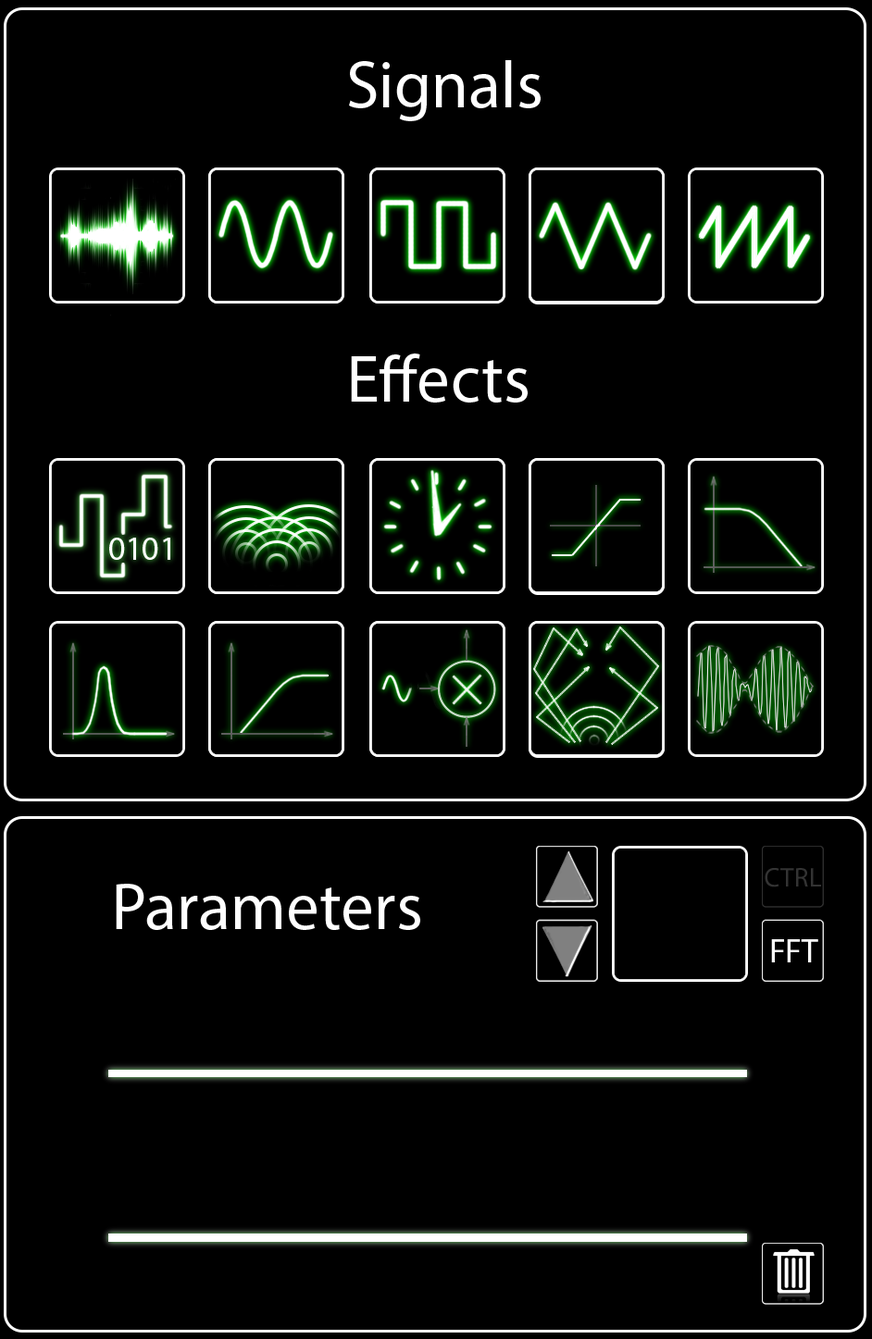
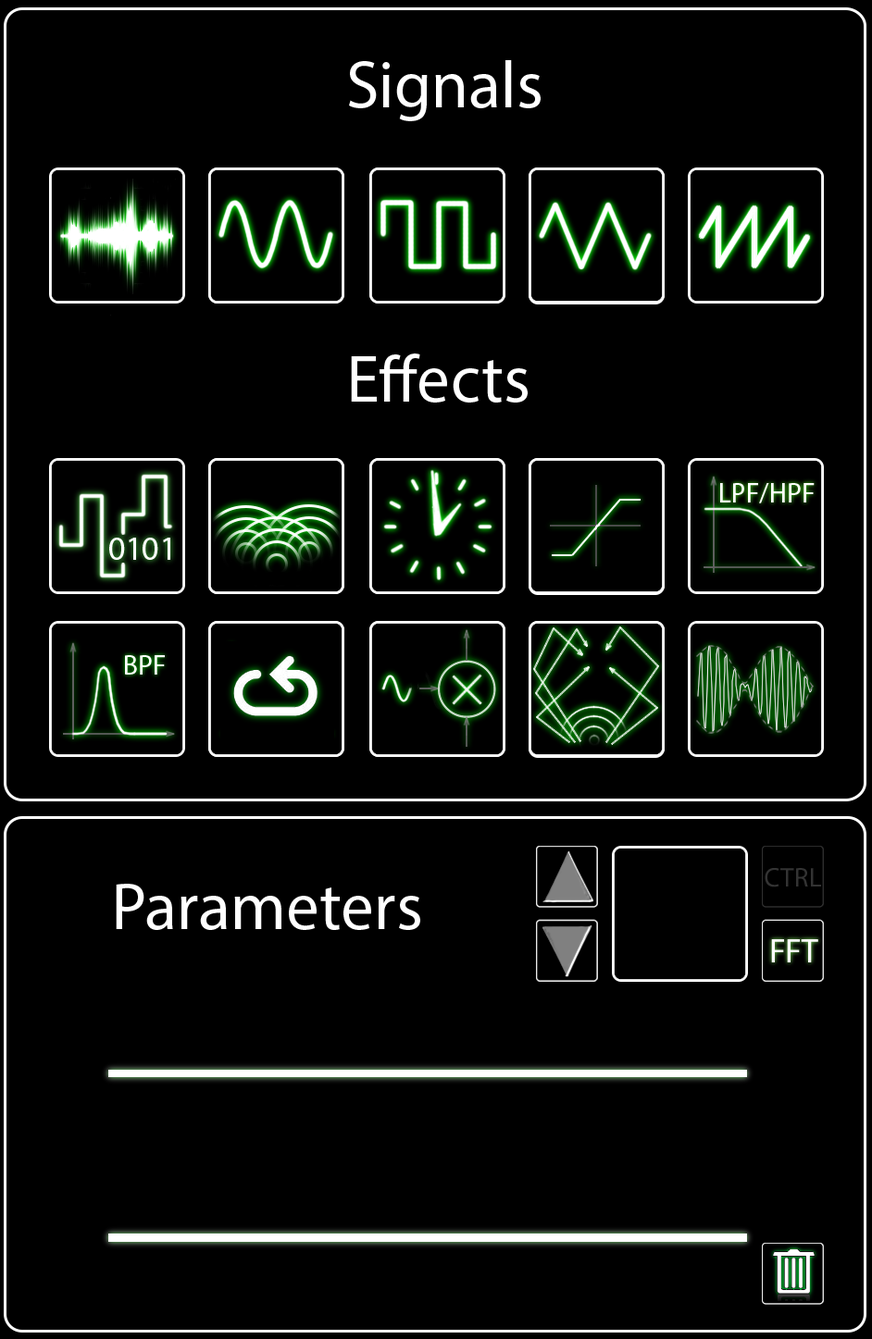
Layer changes from the first 872px x 1339px image to the second:
painted on "Icons" over [124, 483, 822, 1303]
painted on "CTRL pressed" over [760, 934, 822, 968]
removed layer "Layer 5" over [770, 1247, 817, 1303]
removed layer "Layer 4" over [768, 1244, 819, 1303]
painted on "Glow" over [120, 478, 822, 1303]
